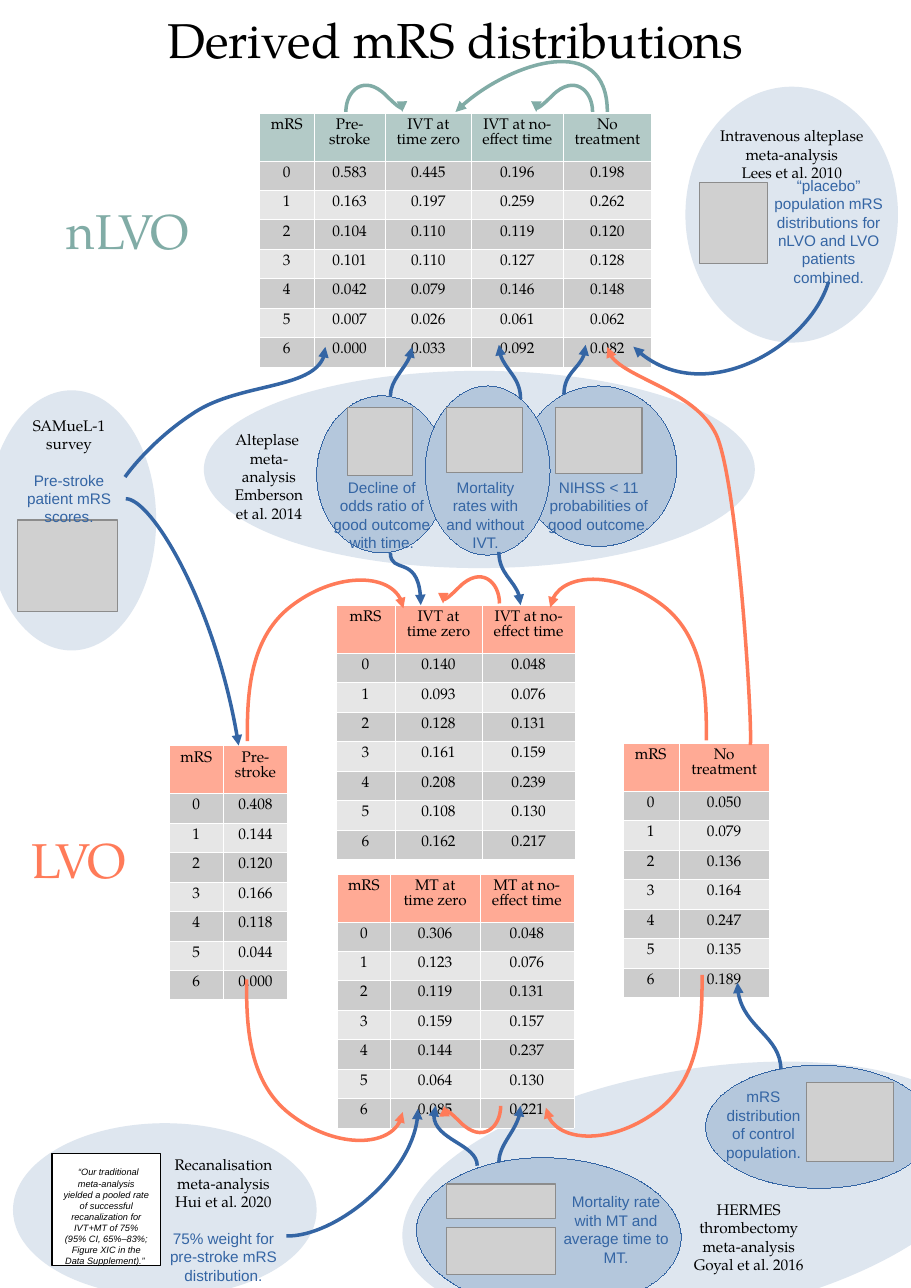
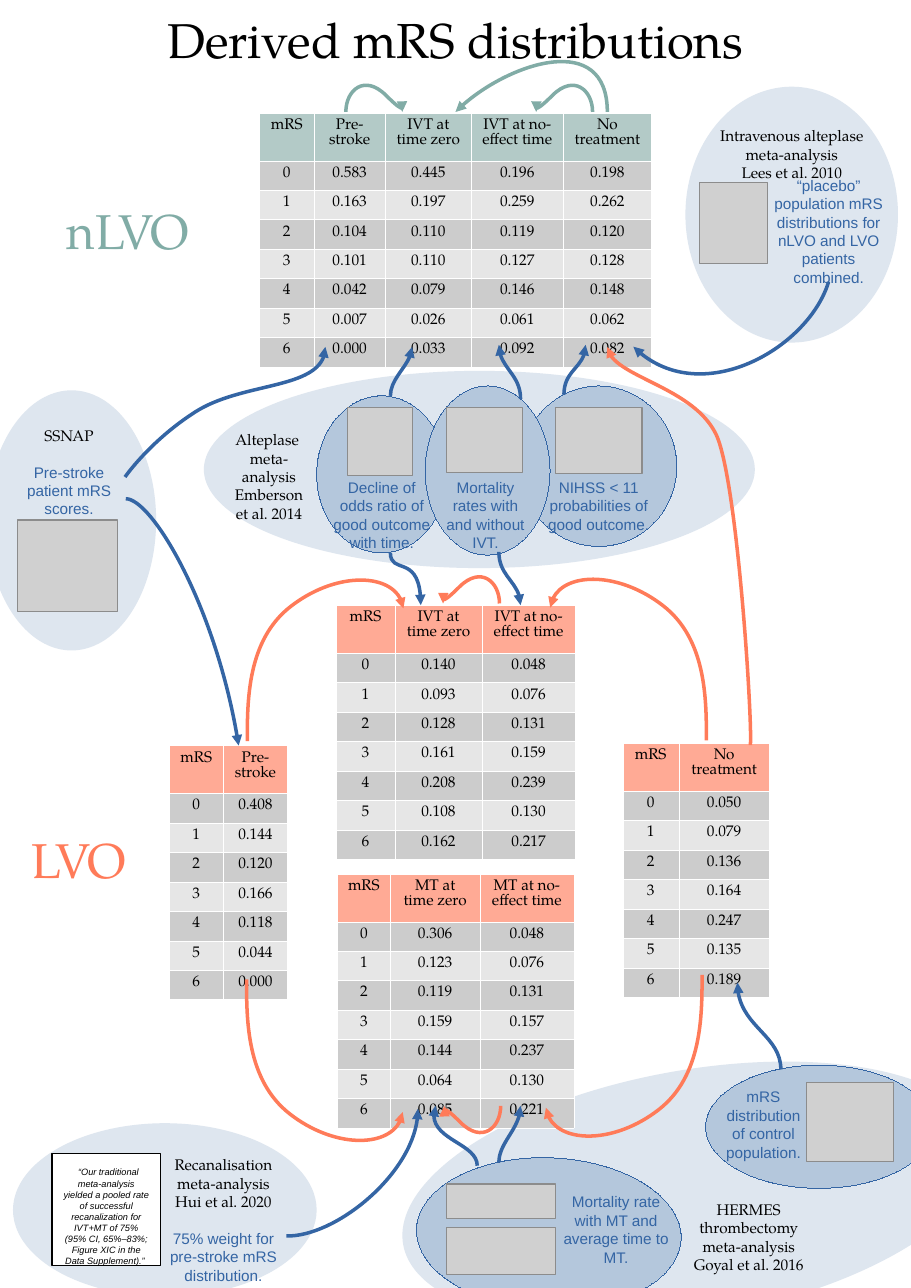
Before and after one commit to samuel-book/stroke_outcome, a slide deck: slide 1 of bonus_notebooks/images/data_sources_images.odp. Drawn at 911x1288 pixels with LibreOffice and Linux fonts; fonts in the diff are those of the drawing; grey boxes stand for pictures. Boxes give left, top, right and bottom in pixels: in the first picture for what was removed or moved away, otherwise in the second. Text is boxed around its words. In the diff, an @@ line names an element or a change of style, - is before the commit and + after.

Commit message:
Minor edit - ''SAMueL-1 survey'' to ''SSNAP'' in summary image

```diff
--- a/bonus_notebooks/images/data_sources_images.odp
+++ b/bonus_notebooks/images/data_sources_images.odp
@@ text "SSNAP": place and size @@
-text "SSNAP" at [27, 420, 111, 522]
+text "SSNAP" at [27, 430, 111, 514]
@@ text at [44, 430, 93, 442]: text changed @@
-SAMueL-1 survey
+SSNAP
```
Also in this commit, not shown: 2 other files.
